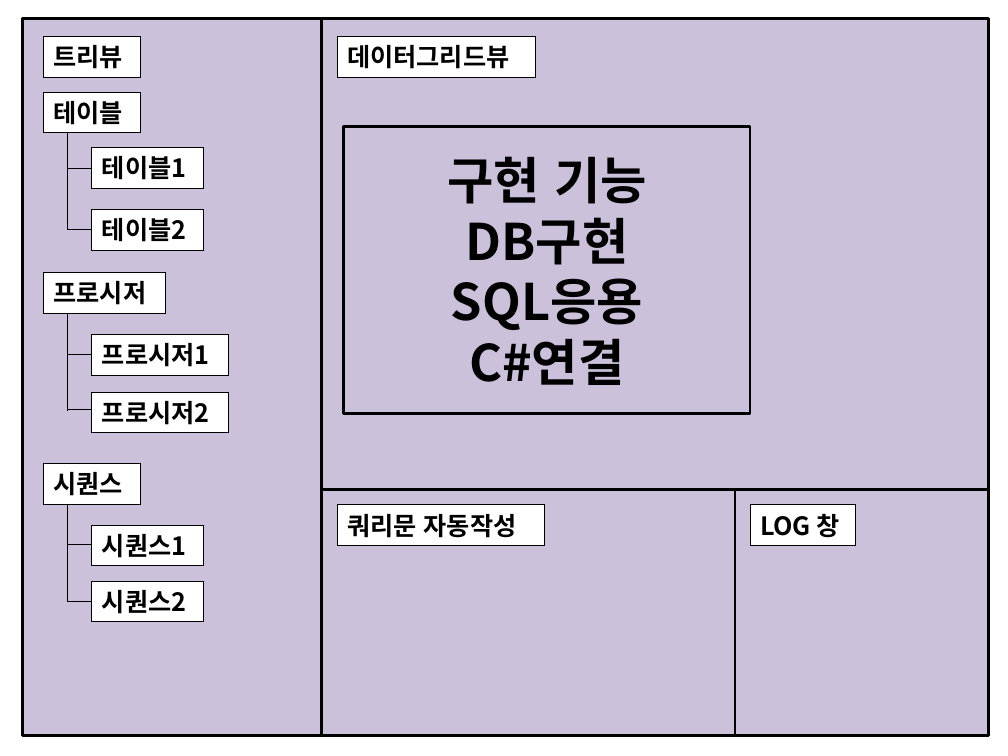
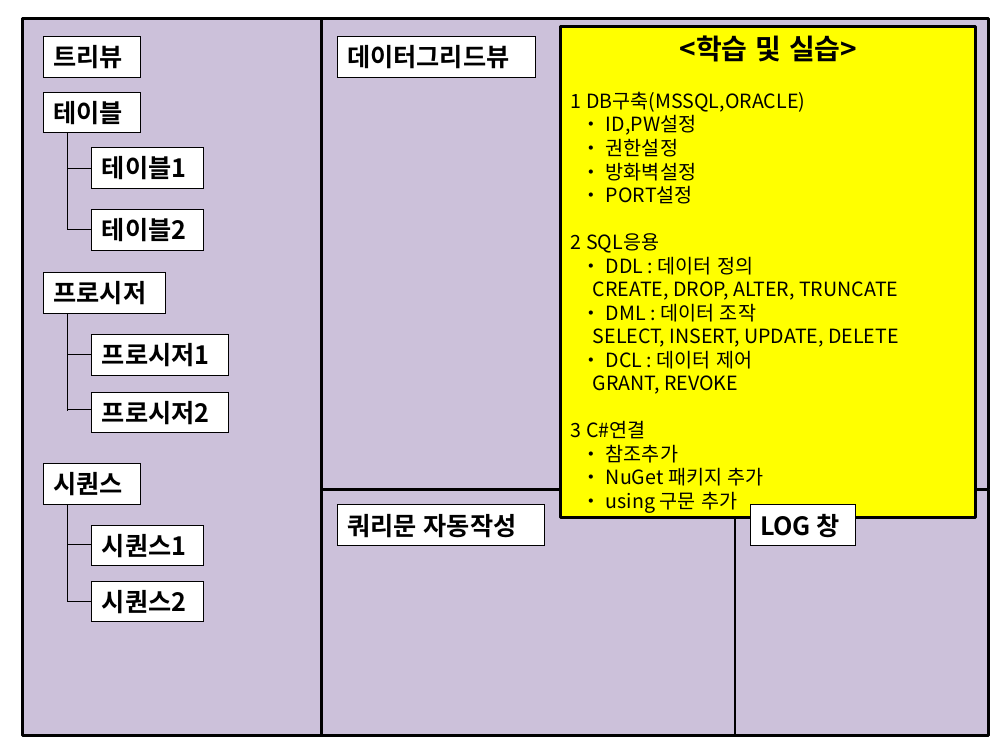
Before and after one commit to sjin9696/SqlDatabaseProject, a slide deck: slide 1 of 곽.pptx. Drawn at 1008x756 pixels with LibreOffice and Linux fonts; fonts in the diff are those of the drawing. Boxes give left, top, right and bottom in pixels: in the first picture for what was removed or moved away, otherwise in the second. Text is boxed around its words. In the diff, an @@ line names an element or a change of style, - is before the commit and + after.

```diff
--- a/곽.pptx
+++ b/곽.pptx
@@ rectangle "<학습 및 실습>": place and size @@
-rectangle "<학습 및 실습>" at <box>344,127,750,413</box>
+rectangle "<학습 및 실습>" at <box>561,27,977,517</box>
@@ rectangle "<학습 및 실습>" at <box>561,27,977,517</box>: fill #CCC1DA to #FFFF00 @@
@@ text in rectangle at <box>571,91,899,513</box>: text changed; size 36 to 14 pt; bold off @@
-구현 기능
-DB구현
-SQL응용
-C#연결
+<학습 및 실습>
+1 DB구축(MSSQL,ORACLE)
+・ ID,PW설정
+・ 권한설정
+・ 방화벽설정
+・ PORT설정
+2 SQL응용
+・ DDL : 데이터 정의
+CREATE, DROP, ALTER, TRUNCATE
+・ DML : 데이터 조작
+SELECT, INSERT, UPDATE, DELETE
+・ DCL : 데이터 제어
+GRANT, REVOKE
+3 C#연결
+・ 참조추가
+・ NuGet 패키지 추가
+・ using 구문 추가
```
Also in this commit, not shown: 1 other slide changed, 1 other file.
